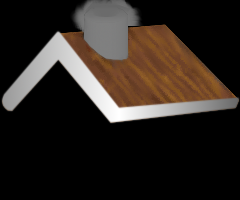
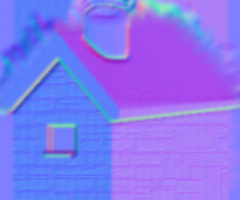
Revision of a layered w=240, h=200 image; what changed, layer by layer:
added layer "Hintergrund-Kopie#2" (soft light, 30%) above "blurred3-Kopie#2" over left=12, top=58, right=228, bottom=200
added layer "blurred3-Kopie#2" above "blurred3-Kopie#1" over left=0, top=0, right=240, bottom=200
added layer "blurred3-Kopie#1" above "blurred3-Kopie" over left=0, top=0, right=240, bottom=200
added layer "blurred3-Kopie" above "blurred3" over left=0, top=0, right=240, bottom=200
added layer "blurred3" above "Sichtbar#4" over left=0, top=0, right=240, bottom=200
added layer "Sichtbar#4" above "Sichtbar#3" over left=0, top=0, right=240, bottom=200
added layer "Sichtbar#3" above "chimney_light" over left=0, top=0, right=240, bottom=200
added layer "chimney_light" (hard light, 43%) above "chimney_inside-Kopie#1" over left=81, top=5, right=131, bottom=63
painted on "chimney_front-Kopie" over left=81, top=3, right=131, bottom=20
hid "chimney_back" over left=70, top=0, right=144, bottom=60
hid "despeckled_3_chimney-45" over left=83, top=5, right=128, bottom=60
added layer "roof_skew-Kopie" (multiply, 21%) above "roof_skew" over left=57, top=23, right=235, bottom=105
added layer "top_roof-Kopie" above "top_roof" over left=57, top=24, right=238, bottom=109
showed "top_roof", moved it above "roof_shadow-Kopie" over left=58, top=24, right=239, bottom=109
hid "roof_template-Kopie#3" over left=2, top=24, right=239, bottom=123
hid "roof_template-Kopie#2" over left=2, top=24, right=239, bottom=123
hid "roof_template-Kopie#1" over left=0, top=12, right=240, bottom=135
added layer "Sichtbar" above "despeckled" over left=0, top=0, right=240, bottom=121
"window#1": opacity 50% → 9% over left=48, top=125, right=76, bottom=152
hid "side" over left=108, top=101, right=240, bottom=200
"dark": opacity 18% → 10% over left=0, top=0, right=240, bottom=200
hid "desat" over left=0, top=0, right=240, bottom=200
showed "base" over left=0, top=0, right=240, bottom=200
